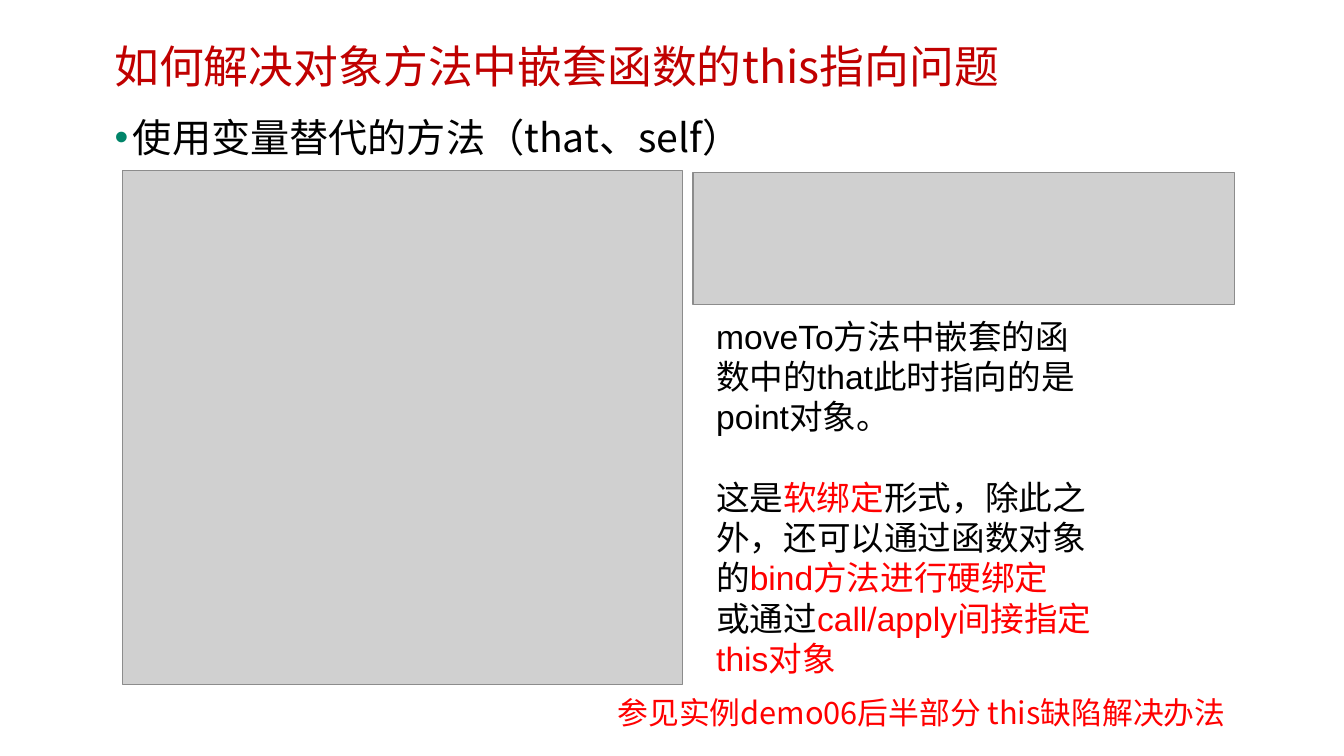
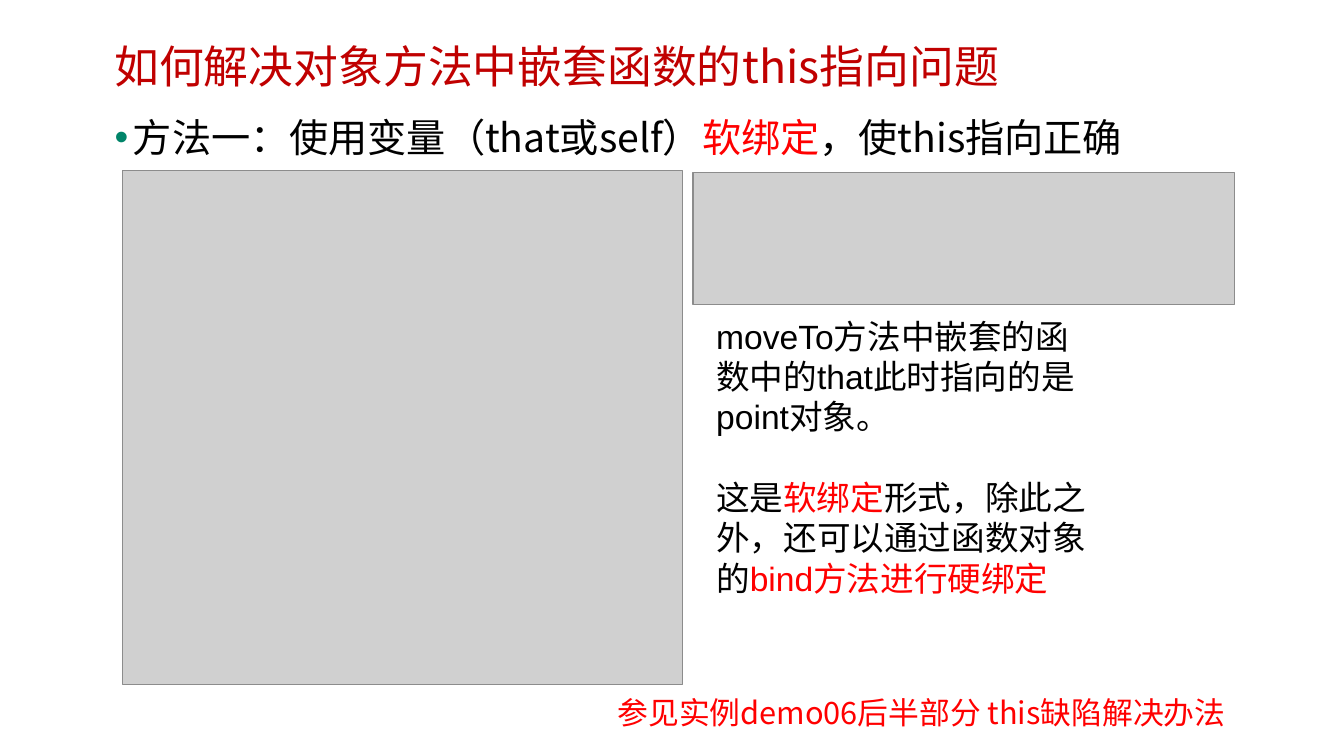
Before and after one commit to edu2act/course-javascript-advanced, a slide deck: slide 13 of 课程PPT/16.JS中的this.pptx. Drawn at 1344x756 pixels with LibreOffice and Linux fonts; fonts in the diff are those of the drawing; grey boxes stand for pictures; background and template pictures are left out. Boxes give left, top, right and bottom in pixels: in the first picture for what was removed or moved away, otherwise in the second. Text is boxed around its words. In the diff, an @@ line names an element or a change of style, - is before the commit and + after.

```diff
--- a/课程PPT/16.JS中的this.pptx
+++ b/课程PPT/16.JS中的this.pptx
@@ text at (x1=133, y1=118, x2=1122, y2=156): text changed @@
-• 使用变量替代的方法（that、self）
+• 方法一：使用变量（that或self）软绑定，使this指向正确
@@ text at (x1=716, y1=602, x2=1091, y2=638): paragraph removed @@
-或通过call/apply间接指定this对象
```
Also in this commit, not shown: 4 other slides changed, 2 slides added, 2 slides removed, 4 other files.
